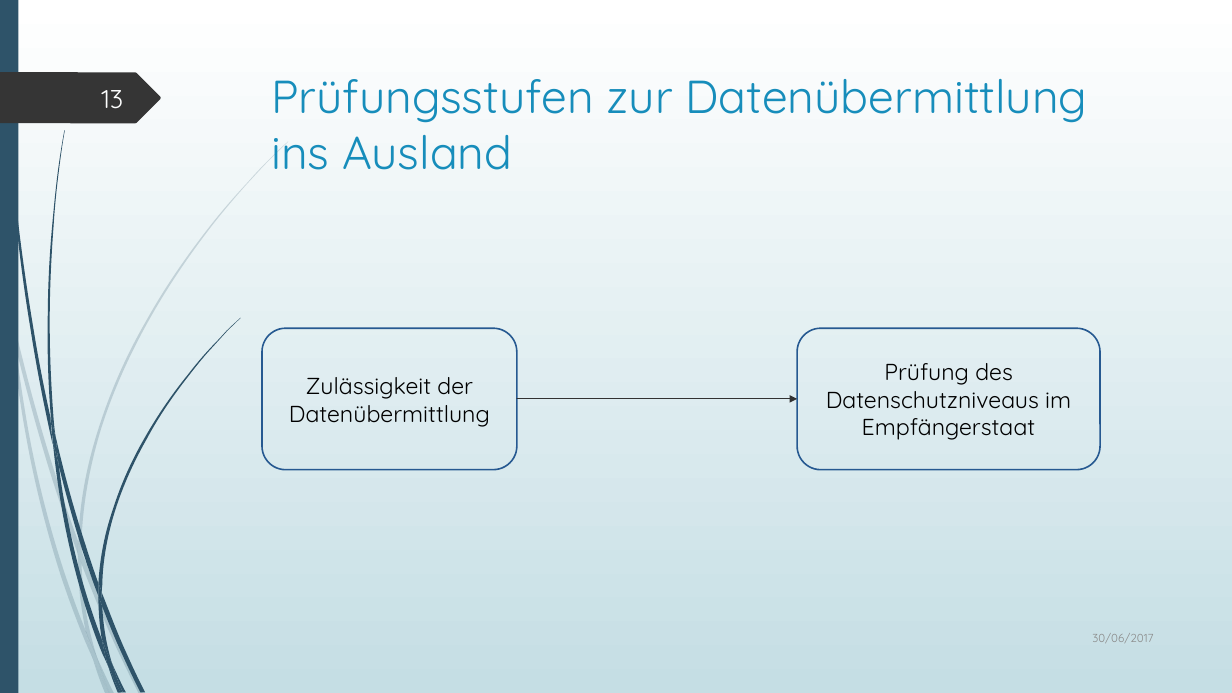
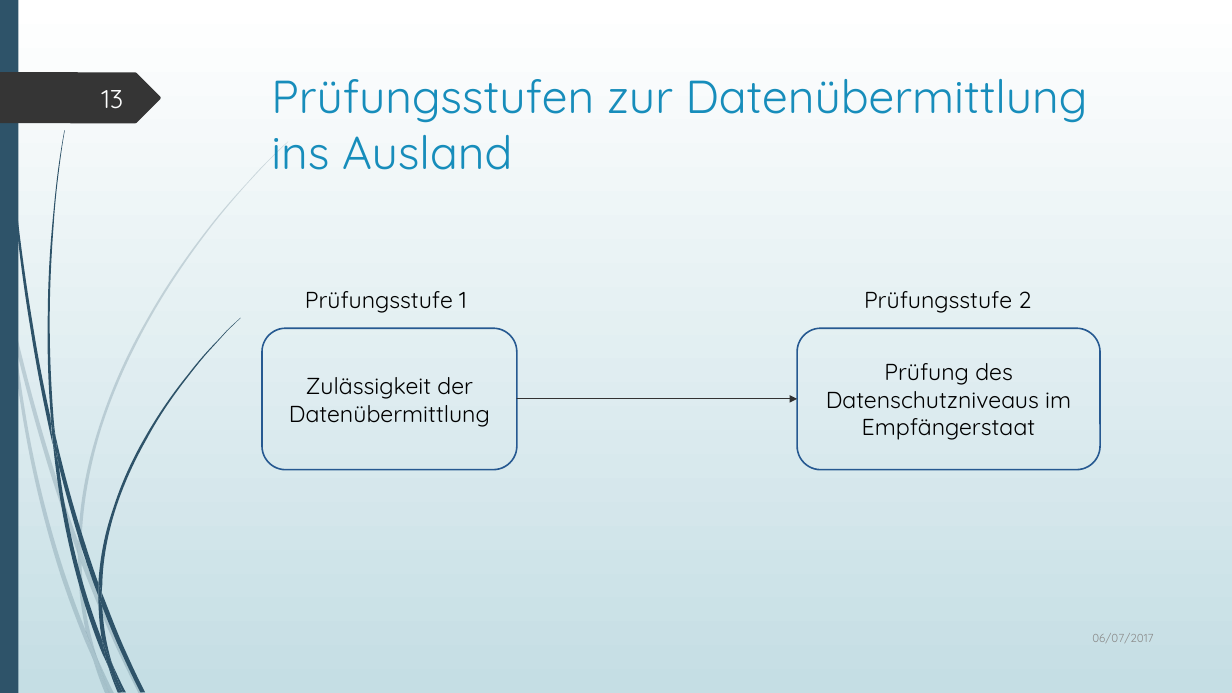
Before and after one commit to Jerobeam/Datenschutz-in-sozialen-Netzwerken, a slide deck: slide 13 of Praesentation/Nationale und internationale Datenschutzregelungen in sozialen Netzwerken.pptx. Drawn at 1232x693 pixels with LibreOffice and Linux fonts; fonts in the diff are those of the drawing. Boxes give left, top, right and bottom in pixels: in the first picture for what was removed or moved away, otherwise in the second. Text is boxed around its words. In the diff, an @@ line names an element or a change of style, - is before the commit and + after.

```diff
--- a/Praesentation/Nationale und internationale Datenschutzregelungen in sozialen Netzwerken.pptx
+++ b/Praesentation/Nationale und internationale Datenschutzregelungen in sozialen Netzwerken.pptx
@@ text added at (x1=305, y1=291, x2=467, y2=313), 18 pt, text #000000 @@
+Prüfungsstufe 1
@@ text added at (x1=864, y1=291, x2=1031, y2=313), 18 pt, text #000000 @@
+Prüfungsstufe 2
@@ text at (x1=1092, y1=633, x2=1153, y2=642): text changed @@
-30/06/2017
+06/07/2017
```
Also in this commit, not shown: 19 other slides changed.
